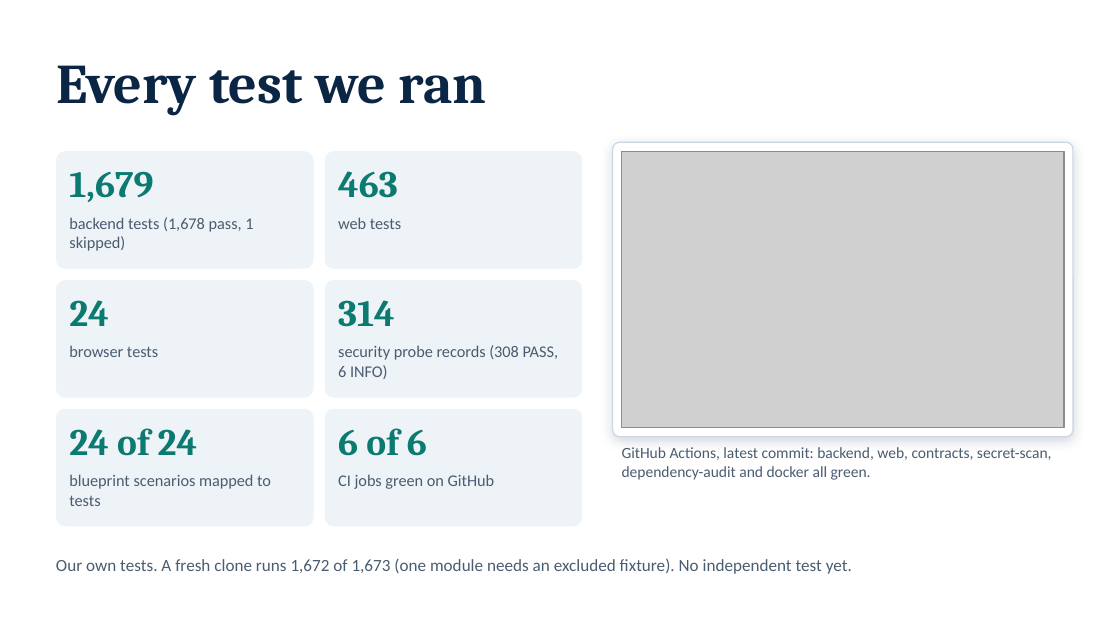
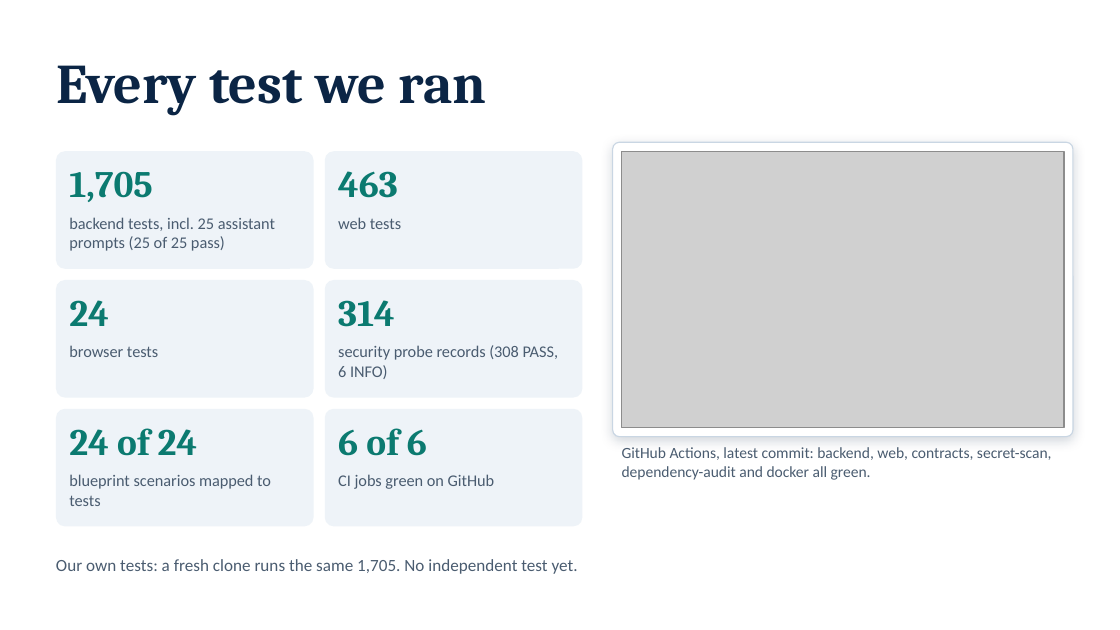
Before and after one commit to NoobCrow/StudyRoute, a slide deck: slide 14 of submission/StudyRoute_Deck.pptx. Drawn at 1120x630 pixels with LibreOffice and Linux fonts; fonts in the diff are those of the drawing; grey boxes stand for pictures. Boxes give left, top, right and bottom in pixels: in the first picture for what was removed or moved away, otherwise in the second. Text is boxed around its words. In the diff, an @@ line names an element or a change of style, - is before the commit and + after.

Commit message:
docs+tests: close the fixture gap, add a 25-prompt assistant suite, and fix the report's open points
- Track backend/tests/data/explainer_cases.json (narrow .gitignore exception), so a fresh clone runs every test;
  the "reproducibility gap" paragraph is gone and all counts read 1,705 (1,704 pass, 1 symlink skip on Windows).
- New backend/tests/test_prompt_suite.py: 25 prompts with the intent, tool proposal and safety outcome each must
  produce (6 attacks blocked); 25 of 25 pass, reported in the summary and in section 5.
- Technical documentation: Bangla/Banglish support stated as it is; the plan's tool names mapped to the shipped
  tools; the five extra risk inputs named (all payment history, none of the removed artifact inputs); one line on
  who owned what; dated 19 October 2026.
- Deck, outline, TEST_CASES and the start page carry the same counts. Release manifest regenerated.

```diff
--- a/submission/StudyRoute_Deck.pptx
+++ b/submission/StudyRoute_Deck.pptx
@@ text at (69, 171, 153, 202): text changed @@
-1,679
+1,705
@@ text at (69, 217, 275, 251): text changed @@
-backend tests (1,678 pass, 1 skipped)
+backend tests, incl. 25 assistant prompts (25 of 25 pass)
@@ text at (56, 559, 578, 574): text changed @@
-Our own tests. A fresh clone runs 1,672 of 1,673 (one module needs an excluded fixture). No independent test yet.
+Our own tests: a fresh clone runs the same 1,705. No independent test yet.
```
Also in this commit, not shown: 14 other files.
